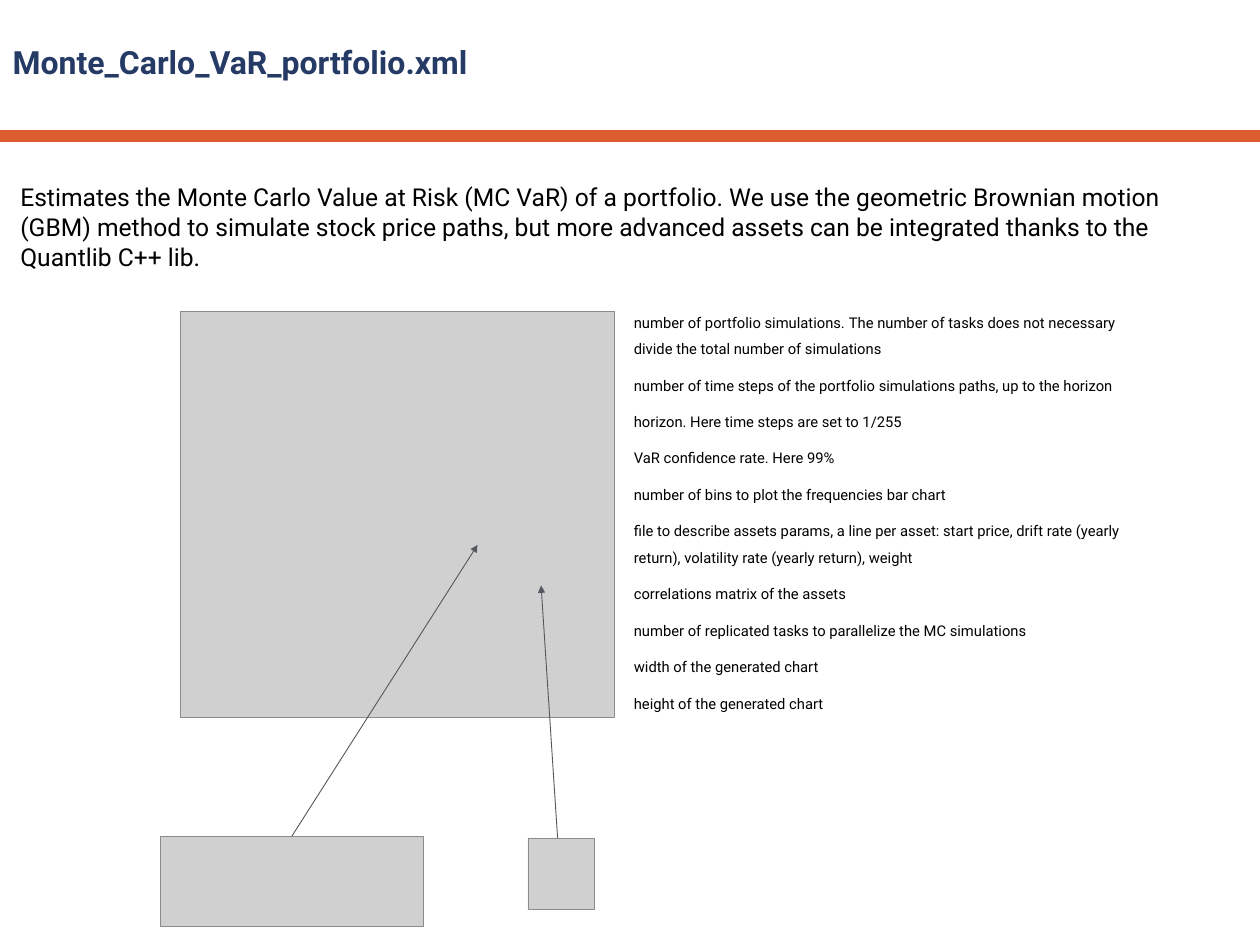
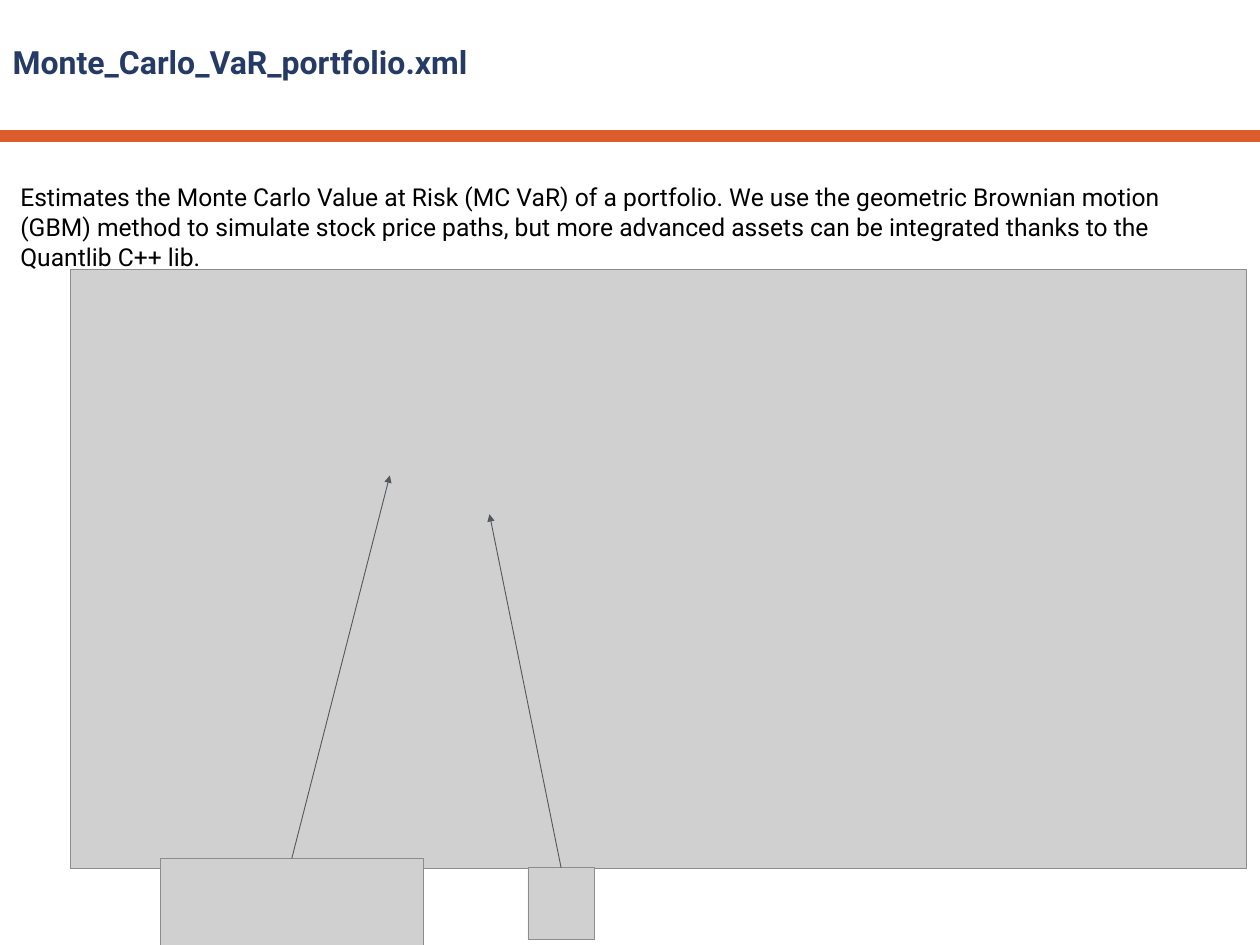
Before and after one commit to ow2-proactive/proactive-examples, a slide deck: slide 3 of Finance/resources/doc/dev/risk-valuation-proactive.pptx. Drawn at 1260x945 pixels with LibreOffice and Linux fonts; fonts in the diff are those of the drawing; grey boxes stand for pictures; background and template pictures are left out. Boxes give left, top, right and bottom in pixels: in the first picture for what was removed or moved away, otherwise in the second. Text is boxed around its words. In the diff, an @@ line names an element or a change of style, - is before the commit and + after.

Commit message:
Remove imbricated replicated tasks from incremental VaR wkw + add stress testing interactive wkw + update doc (#1228)

```diff
--- a/Finance/resources/doc/dev/risk-valuation-proactive.pptx
+++ b/Finance/resources/doc/dev/risk-valuation-proactive.pptx
@@ picture added at box(70, 270, 1246, 868) @@
@@ picture removed at box(181, 312, 615, 718) @@
@@ text removed at box(634, 316, 1119, 712) @@
-number of portfolio simulations. The number of tasks does not necessary divide the total number of simulations
-number of time steps of the portfolio simulations paths, up to the horizon
-horizon. Here time steps are set to 1/255
-VaR confidence rate. Here 99%
-number of bins to plot the frequencies bar chart
-file to describe assets params, a line per asset: start price, drift rate (yearly return), volatility rate (yearly return), weight
-correlations matrix of the assets
-number of replicated tasks to parallelize the MC simulations
-width of the generated chart
-height of the generated chart
@@ arrow moved from (292, 836) - (478, 545) to (292, 859) - (390, 476) @@
@@ arrow moved from (557, 838) - (541, 586) to (561, 867) - (489, 514) @@
@@ picture: place and size @@
-picture at box(160, 836, 424, 926)
+picture at box(160, 859, 424, 945)
@@ picture: place and size @@
-picture at box(528, 838, 595, 909)
+picture at box(528, 867, 595, 938)
```
Also in this commit, not shown: 6 other slides changed, 1 slide added, 9 other files.
